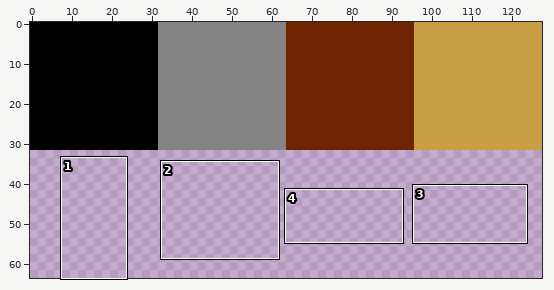
Sprite sheet, stored at Tiles/tileset.png. Above: a wide view before the commit, with the close-up outlined.
Close-up. Before the edit:
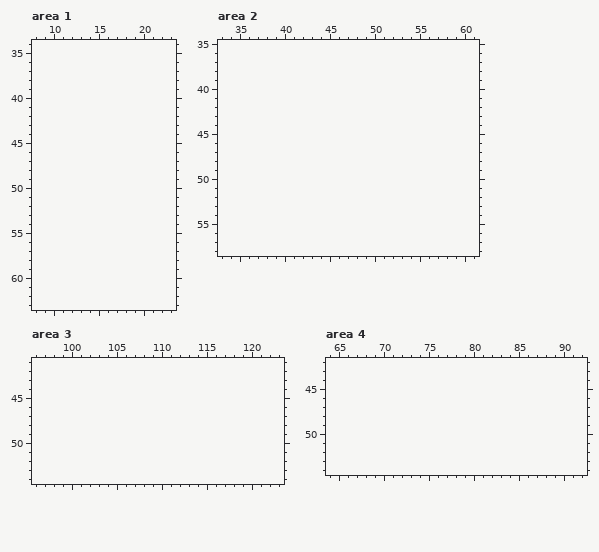
The file is 128x32 pixels. Shown: area 1: x 8..23, y 34..63; area 2: x 33..61, y 35..58; area 3: x 96..123, y 41..54; area 4: x 64..92, y 42..54. The old version is drawn lined up with the new one, on the new canvas. The commit also changed other parts of the picture, which this record leaves out.
New version:
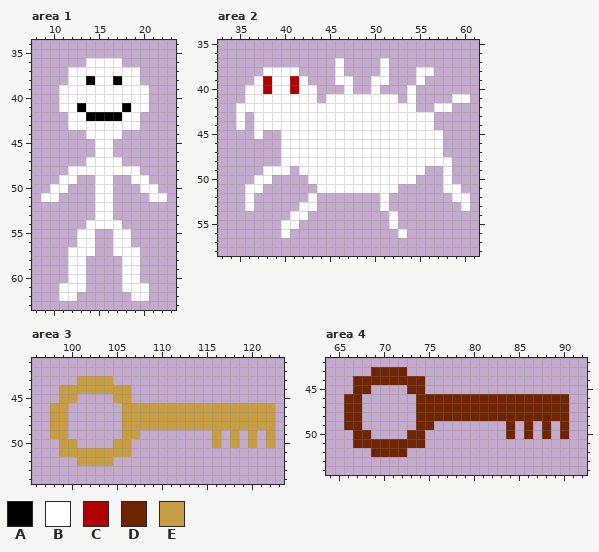
Palette (. is transparent): A #000000  B #ffffff  C #b10000  D #6e2400  E #c89e45
What changed:
canvas 128x32 -> 128x64
Area 1:
The author put colour A in row 38 at x 14 and 17; in row 41 at x 13 and 18; in row 42 at x 14 to 17.
The author put colour B in row 36 at x 14 to 17; in row 37 at x 12 to 19; in row 38 at x 12 to 13, 15 to 16 and 18 to 19; in rows 39 to 40 at x 11 to 20; in row 41 at x 11 to 12, 14 to 17 and 19 to 20; in row 42 at x 12 to 13 and 18 to 19.
The author put colour B in row 43 at x 12 to 19; in row 44 at x 14 to 17; in rows 45 to 46 at x 15 to 16; in row 47 at x 14 to 17; in row 48 at x 12 to 19; in row 49 at x 11 to 12, 15 to 16 and 19 to 20.
The author put colour B in row 50 at x 10 to 11, 15 to 16 and 20 to 21; in row 51 at x 9 to 10, 15 to 16 and 21 to 22; in rows 52 to 53 at x 15 to 16; in row 54 at x 14 to 17; in rows 55 to 56 at x 13 to 14 and 17 to 18; in row 57 at x 12 to 14 and 17 to 19.
The author put colour B in rows 58 to 60 at x 12 to 13 and 18 to 19; in row 61 at x 11 to 13 and 18 to 20; in row 62 at x 11 to 12 and 19 to 20.
Area 2:
The author put colour B in row 37 at x 46 and 51; in row 38 at x 38 to 41, 46, 51 and 55 to 56; in row 39 at x 37, 39 to 40, 42, 46 to 47, 50 to 51 and 55; in row 40 at x 36 to 37, 39 to 40, 42 to 43, 47, 50 and 54; in row 41 at x 36 to 43, 45 to 52, 54 and 59 to 60; in row 42 at x 35 to 54 and 57 to 58.
The author put colour B in rows 43 to 44 at x 35 and 37 to 56; in row 45 at x 37 and 40 to 57; in rows 46 to 47 at x 40 to 57; in row 48 at x 40 to 58; in row 49 at x 38 to 40, 42 to 55 and 58; in row 50 at x 37 to 38, 43 to 54 and 58.
The author put colour B in row 51 at x 36 to 37, 44 to 52 and 58 to 59; in row 52 at x 36, 43, 51 and 59 to 60; in row 53 at x 36, 42 to 43, 51 and 60; in row 54 at x 41 to 42 and 52; in row 55 at x 40 to 41 and 52; in row 56 at x 40 and 53.
The author put colour C in rows 39 to 40 at x 38 and 41.
Area 3:
The author put colour E in row 43 at x 101 to 104; in row 44 at x 99 to 106; in row 45 at x 99 to 100 and 105 to 106; in rows 46 to 48 at x 98 to 99 and 106 to 122; in row 49 at x 98 to 99, 106 to 107, 116, 118, 120 and 122; in row 50 at x 99 to 100, 105 to 106, 116, 118, 120 and 122.
The author put colour E in row 51 at x 99 to 106; in row 52 at x 101 to 104.
Area 4:
The author put colour D in row 43 at x 69 to 72; in row 44 at x 67 to 74; in row 45 at x 67 to 68 and 73 to 74; in rows 46 to 48 at x 66 to 67 and 74 to 90; in row 49 at x 66 to 67, 74 to 75, 84, 86, 88 and 90; in row 50 at x 67 to 68, 73 to 74, 84, 86, 88 and 90.
The author put colour D in row 51 at x 67 to 74; in row 52 at x 69 to 72.
Where, in picture pixels (left, top, right, bottom), the same in both close-ups:
added: (41, 58, 167, 301)
added: (236, 58, 470, 238)
added: (50, 376, 275, 466)
added: (344, 367, 569, 457)
